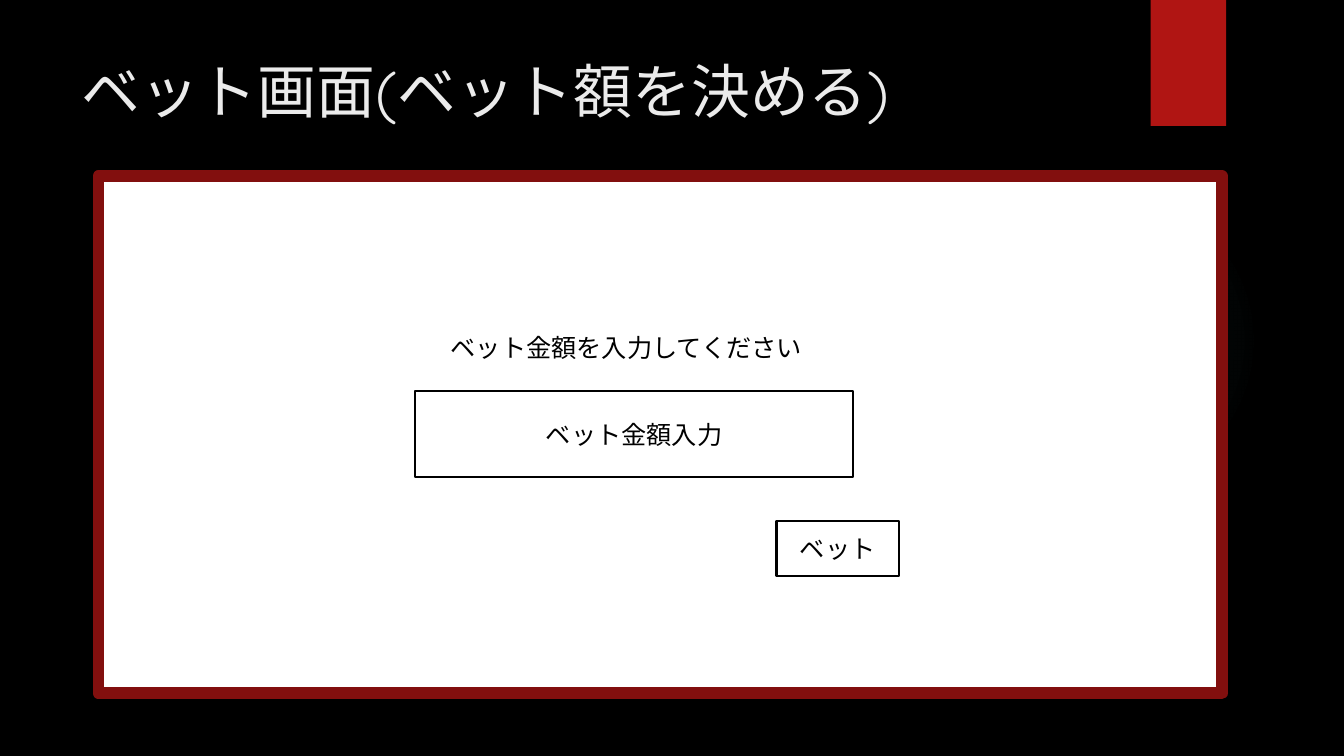
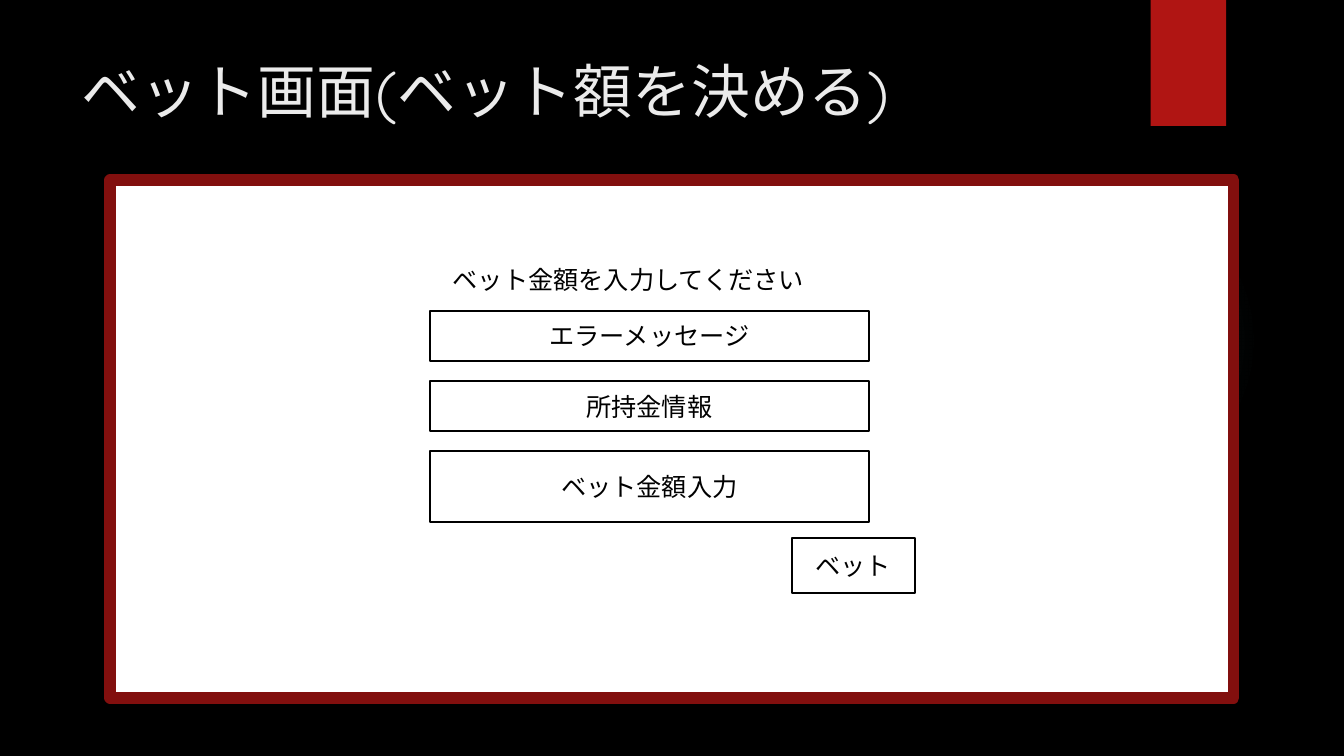
Before and after one commit to CSTSCSTS/UserAp, a slide deck: slide 5 of docs/ポーカー拡張 ワイヤーフレーム.pptx. Drawn at 1344x756 pixels with LibreOffice and Linux fonts; fonts in the diff are those of the drawing; background and template pictures are left out. Boxes give left, top, right and bottom in pixels: in the first picture for what was removed or moved away, otherwise in the second. Text is boxed around its words. In the diff, an @@ line names an element or a change of style, - is before the commit and + after.

```diff
--- a/docs/ポーカー拡張 ワイヤーフレーム.pptx
+++ b/docs/ポーカー拡張 ワイヤーフレーム.pptx
@@ rectangle: place and size @@
-rectangle at (99,176,1222,694)
+rectangle at (111,180,1234,698)
@@ text "ベット金額を入力してください": place and size @@
-text "ベット金額を入力してください" at (451,335,802,359)
+text "ベット金額を入力してください" at (453,267,804,291)
@@ rectangle added at (431,311,869,360), outline #000000 1.5 pt, 18 pt, text #000000 @@
+エラーメッセージ
@@ rectangle added at (431,381,869,431), outline #000000 1.5 pt, 18 pt, text #000000 @@
+所持金情報
@@ rectangle "ベット金額入力": place and size @@
-rectangle "ベット金額入力" at (415,391,854,477)
+rectangle "ベット金額入力" at (431,451,869,521)
@@ rectangle "ベット": place and size @@
-rectangle "ベット" at (776,521,899,577)
+rectangle "ベット" at (792,537,915,593)
```
Also in this commit, not shown: 2 other slides changed.
